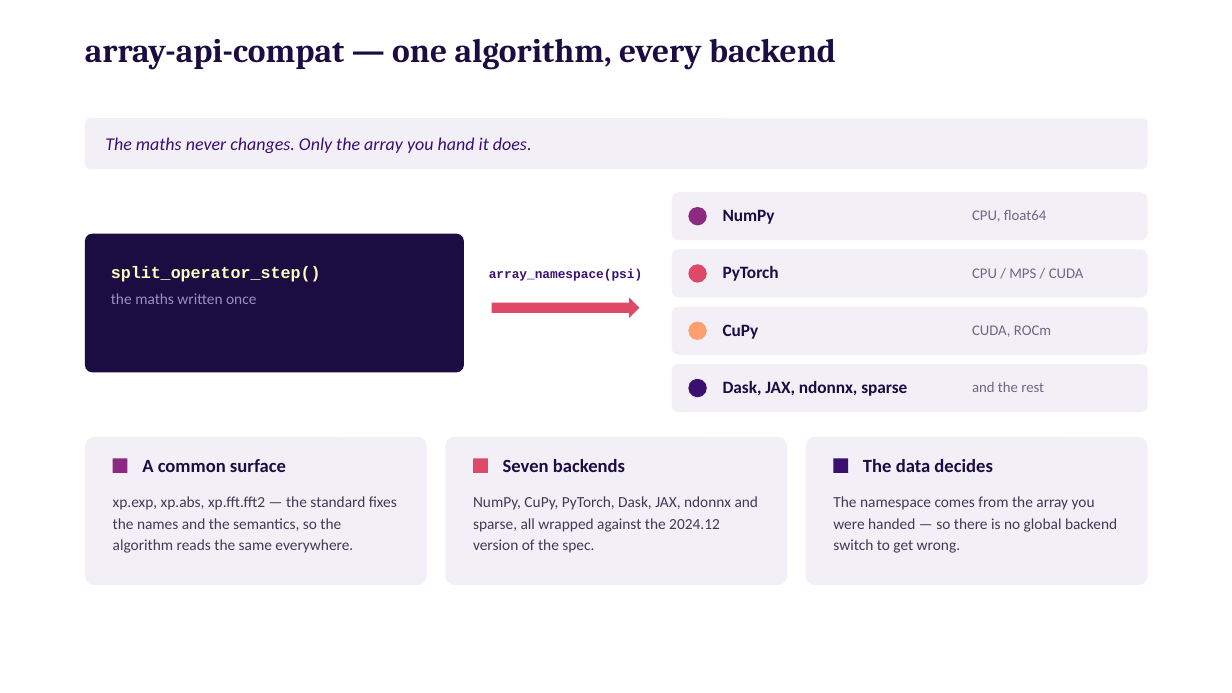
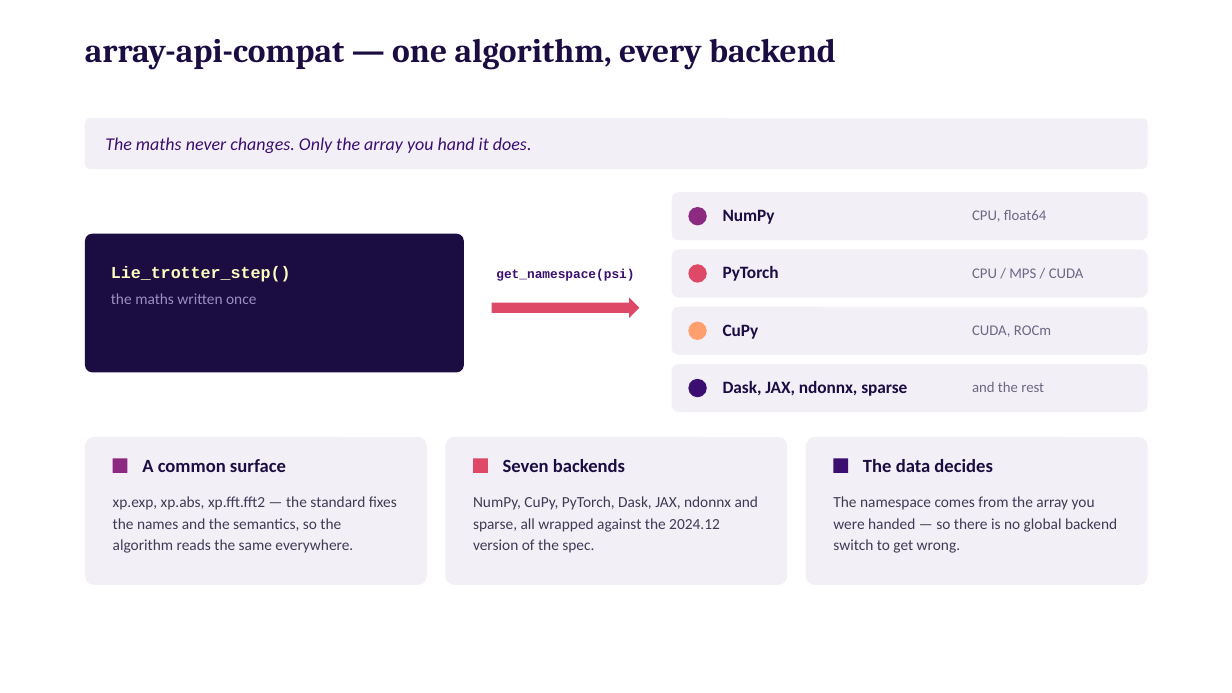
Before and after one commit to bryceshirley/quantum-oscillator, a slide deck: slide 20 of toolbox_talk.pptx. Drawn at 1232x693 pixels with LibreOffice and Linux fonts; fonts in the diff are those of the drawing. Boxes give left, top, right and bottom in pixels: in the first picture for what was removed or moved away, otherwise in the second. Text is boxed around its words. In the diff, an @@ line names an element or a change of style, - is before the commit and + after.

```diff
--- a/toolbox_talk.pptx
+++ b/toolbox_talk.pptx
@@ text at <box>111,266,291,282</box>: text changed @@
-split_operator_step()
+Lie_trotter_step()
@@ text at <box>496,269,634,281</box>: text changed @@
-array_namespace(psi)
+get_namespace(psi)
```
Also in this commit, not shown: 10 other slides changed, 1 slide removed, 1 other file.
